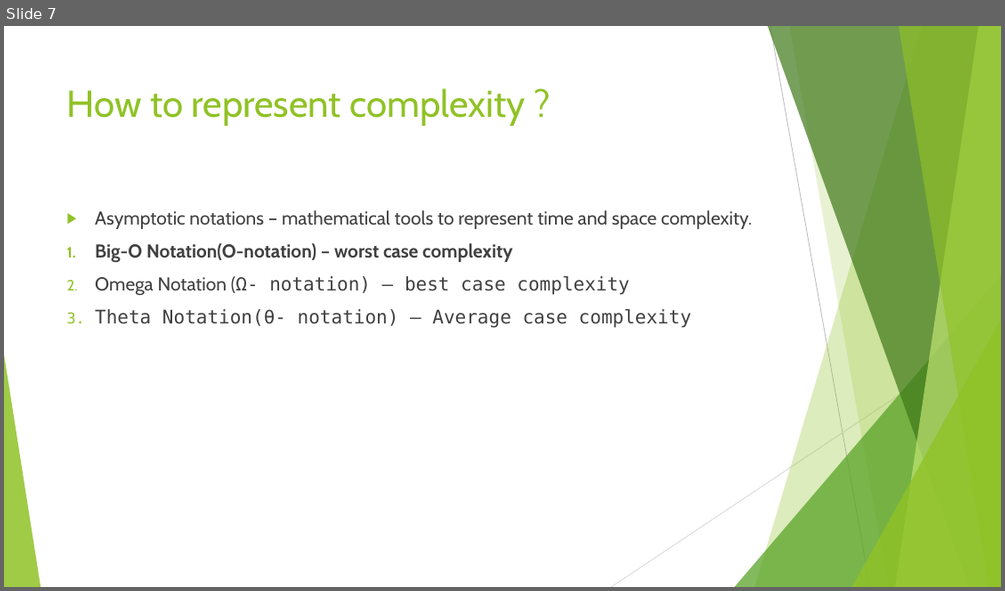
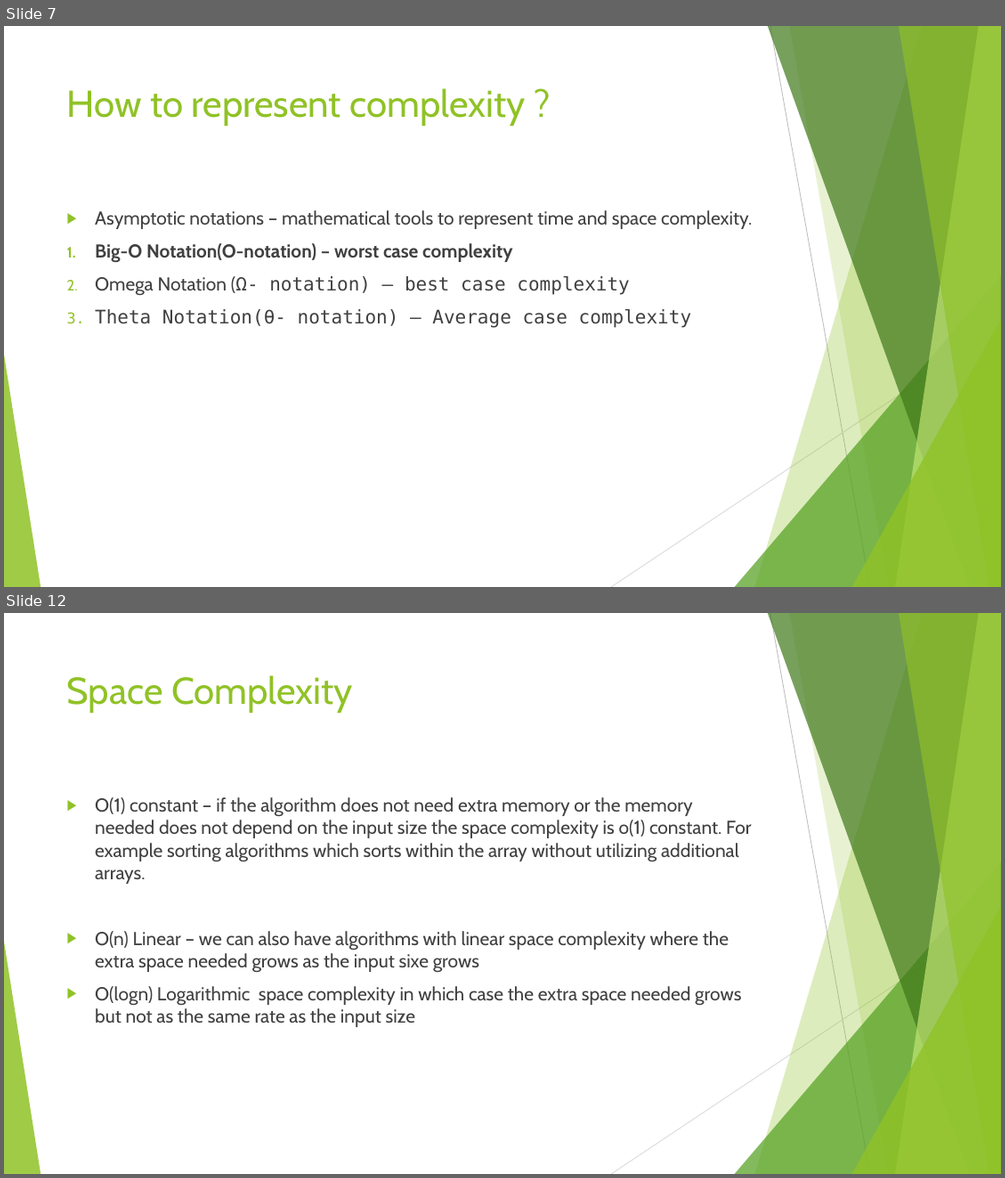
Before and after one commit to divyaparyani67/DSA, a slide deck: DSA- Learning.pptx. Shown one above the other, each under a label of ours: slide 7 before the commit, slides 7 and 12 after it; the slides between them are not shown. The pictures are 1005x591 and 1005x1178 pixels, drawn with LibreOffice and Linux fonts; fonts in the diff are those of the drawing. Boxes give left, top, right and bottom in pixels: in the first picture for what was removed or moved away, otherwise in the second. Text is boxed around its words. In the diff, an @@ line names an element or a change of style, - is before the commit and + after.

Commit message:
Big-O, Objects and arrays

```diff
--- a/DSA- Learning.pptx
+++ b/DSA- Learning.pptx
@@ slide 12 added at bbox=[4, 613, 1001, 1174], background #FFFFFF; not listed: 10 template elements that a slide beside it also shows @@
@@ title added at bbox=[67, 675, 353, 713], 36 pt, text #90C226 @@
+Space Complexity
@@ text added at bbox=[95, 797, 751, 1027], 18 pt, text #404040 @@
+▶ O(1) constant – if the algorithm does not need extra memory or the memory needed does not depend on the input size the space complexity is o(1) constant. For example sorting algorithms which sorts within the array without utilizing additional arrays.
+▶ O(n) Linear – we can also have algorithms with linear space complexity where the extra space needed grows as the input sixe grows
+▶ O(logn) Logarithmic space complexity in which case the extra space needed grows but not as the same rate as the input size
```
Also in this commit, not shown: 10 other slides added, 1 other file.
